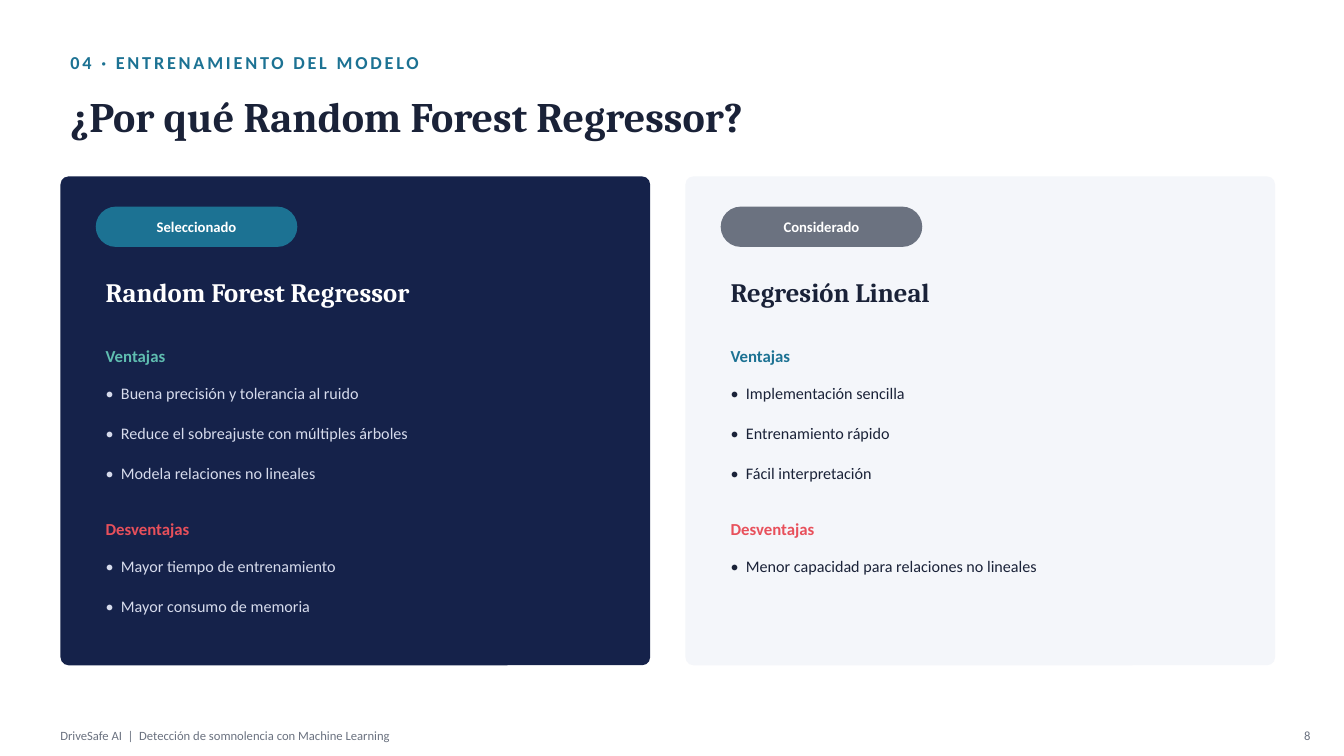
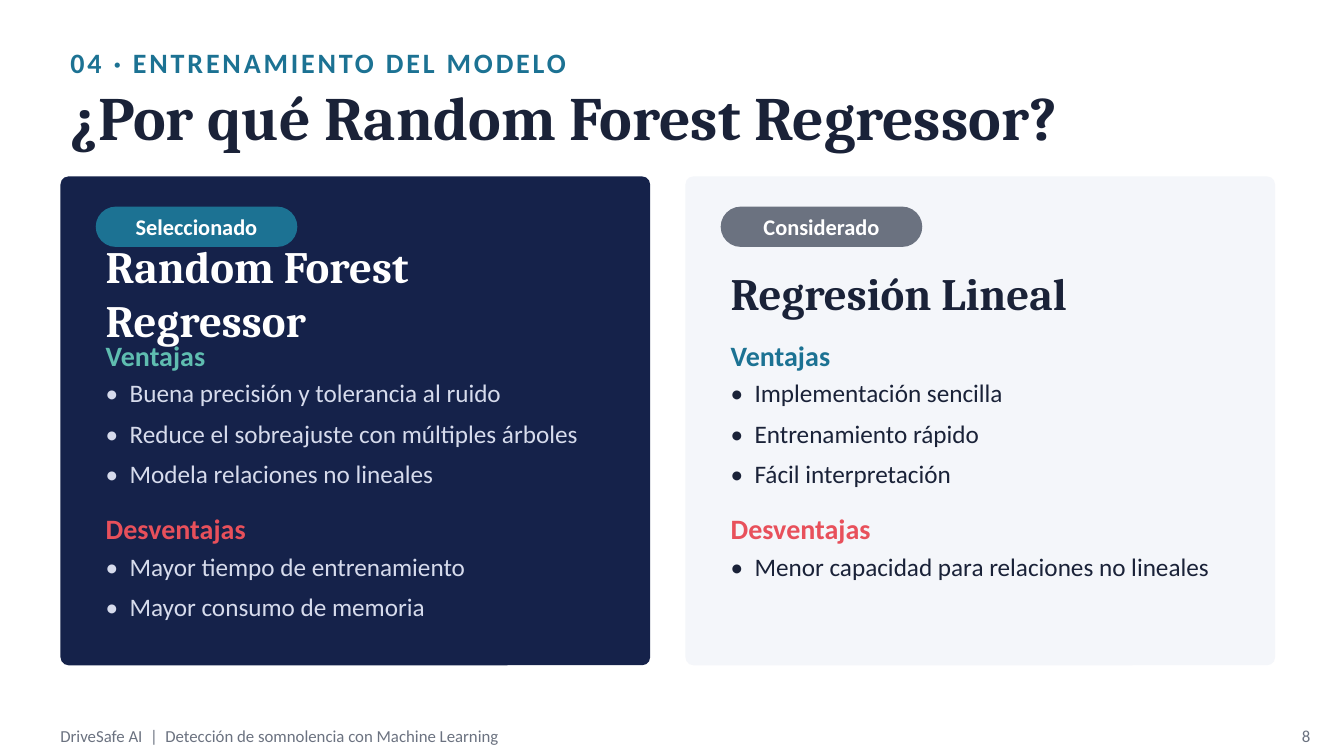
Before and after one commit to nmusnayo/DriveSafeAI, a slide deck: slide 8 of DriveSafeAI_Presentacion.pptx. Drawn at 1344x756 pixels with LibreOffice and Linux fonts; fonts in the diff are those of the drawing. Boxes give left, top, right and bottom in pixels: in the first picture for what was removed or moved away, otherwise in the second. Text is boxed around its words. In the diff, an @@ line names an element or a change of style, - is before the commit and + after.

```diff
--- a/DriveSafeAI_Presentacion.pptx
+++ b/DriveSafeAI_Presentacion.pptx
@@ text "04 · ENTRENAMIENTO DEL MODELO" at (60,42,867,83): size 13 to 20 pt @@
@@ text "¿Por qué Random Forest Regressor?" at (70,96,1057,154): size 30 to 44 pt @@
@@ text "Seleccionado" at (136,219,258,235): size 10.5 to 16 pt @@
@@ text "Considerado" at (763,219,879,235): size 10.5 to 16 pt @@
@@ text "Random Forest Regressor" at (106,241,408,347): size 19 to 32 pt @@
@@ text "Regresión Lineal" at (731,278,1067,320): size 19 to 32 pt @@
@@ size 12 to 20 pt in 4 elements at (106,343,206,371), (106,519,246,544), (731,346,831,371), (731,519,871,544) @@
@@ size 11.5 to 18 pt in 9 elements at (130,384,501,406), (130,425,577,448), (130,465,433,483), (130,558,465,580), (130,598,425,620), (755,384,1003,406), (755,425,979,447), (755,465,950,487), (755,558,1208,580) @@
@@ text "DriveSafe AI | Detección de ..." at (60,730,499,745): size 9 to 12 pt @@
@@ text "8" at (1302,730,1310,742): size 9 to 12 pt @@
```
Also in this commit, not shown: 16 other slides changed.
